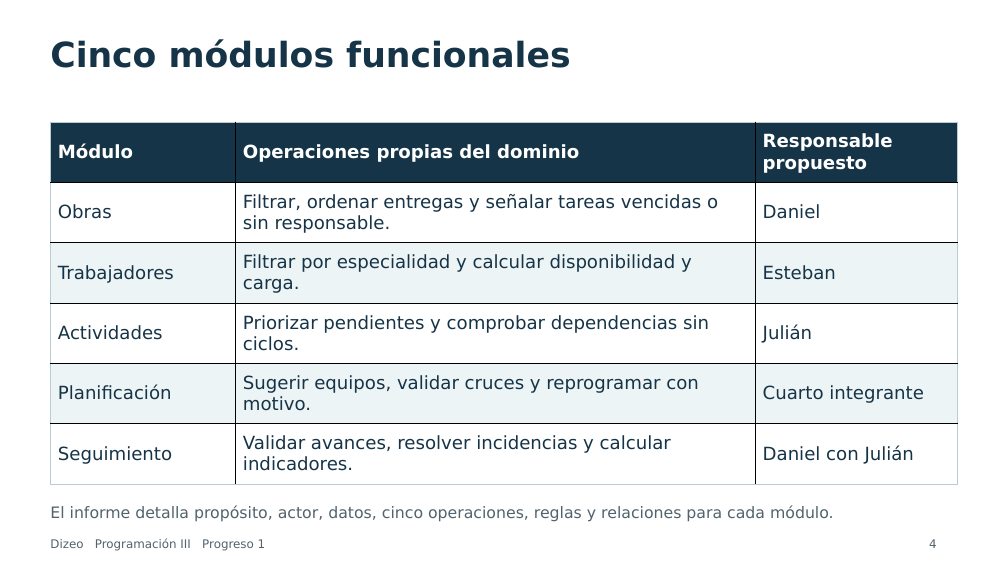
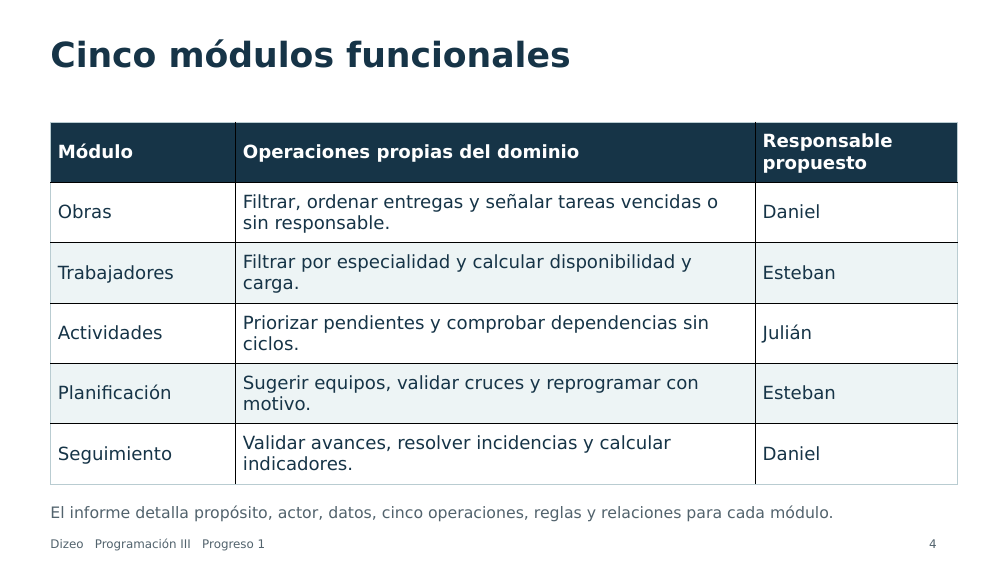
Before and after one commit to dxni999/avanceprogra, a slide deck: slide 4 of docs/presentacion/Presentacion_Dizeo_Progreso1_Final.pptx. Drawn at 1008x567 pixels with LibreOffice and Linux fonts; fonts in the diff are those of the drawing. Boxes give left, top, right and bottom in pixels: in the first picture for what was removed or moved away, otherwise in the second. Text is boxed around its words. In the diff, an @@ line names an element or a change of style, - is before the commit and + after.

```diff
--- a/docs/presentacion/Presentacion_Dizeo_Progreso1_Final.pptx
+++ b/docs/presentacion/Presentacion_Dizeo_Progreso1_Final.pptx
@@ table at (x1=51, y1=122, x2=959, y2=484) @@
-row 5, column 3: Cuarto integrante
+row 5, column 3: Esteban
-row 6, column 3: Daniel con Julián
+row 6, column 3: Daniel
```
Also in this commit, not shown: 2 other slides changed, 3 other files.
